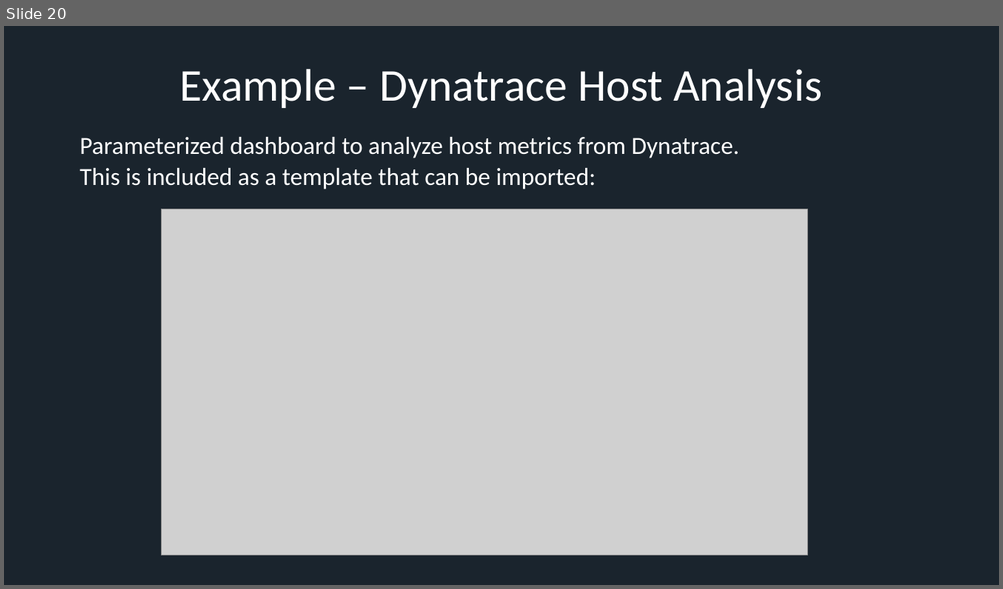
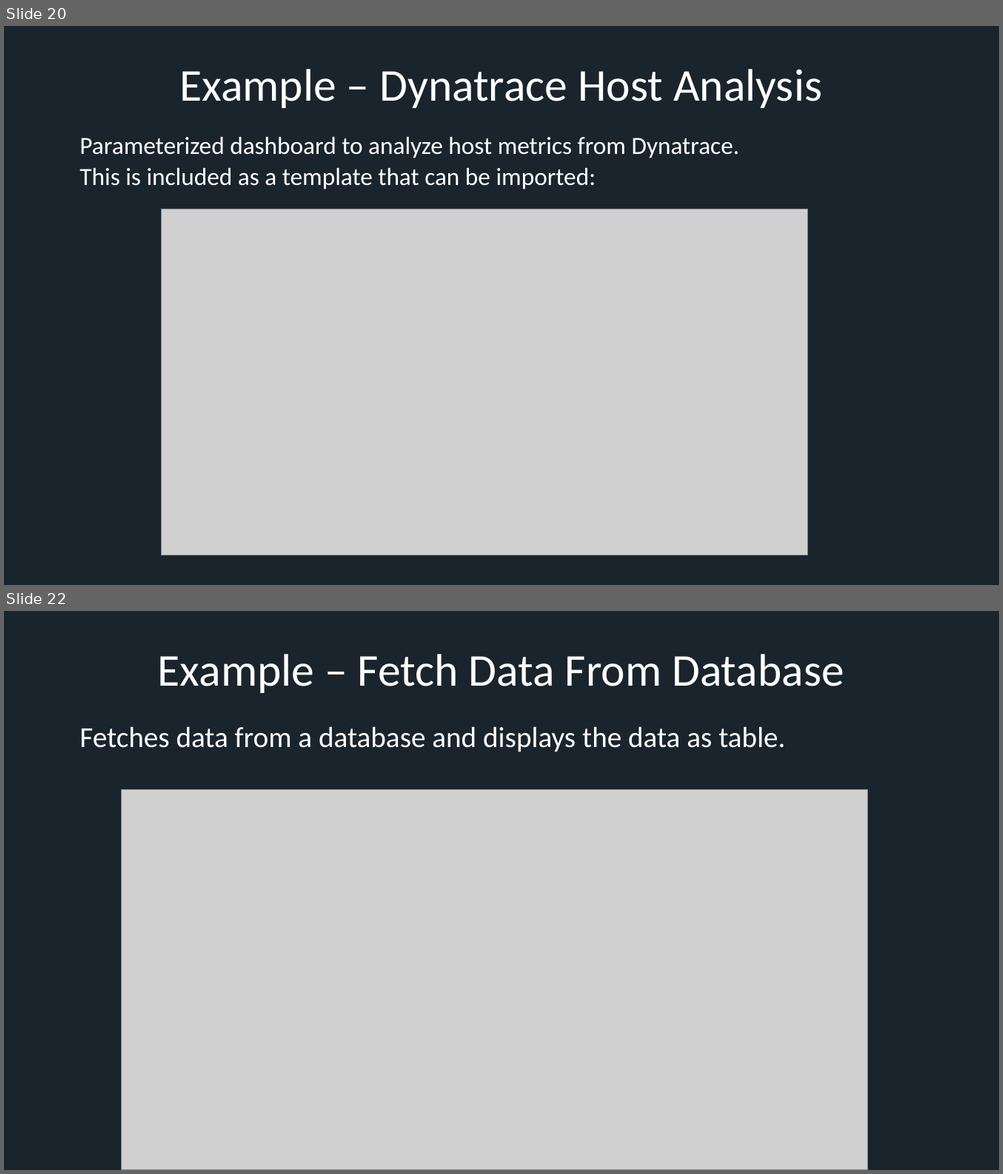
Before and after one commit to xresch/EngineeredMonitoringPlatform, a slide deck: EngineeredMonitoringPlatform/docs/EMP_PresentationSlides.pptx. Shown one above the other, each under a label of ours: slide 20 before the commit, slides 20 and 22 after it; the slides between them are not shown. The pictures are 1003x589 and 1003x1174 pixels, drawn with LibreOffice and Linux fonts; fonts in the diff are those of the drawing; grey boxes stand for pictures. Boxes give left, top, right and bottom in pixels: in the first picture for what was removed or moved away, otherwise in the second. Text is boxed around its words. In the diff, an @@ line names an element or a change of style, - is before the commit and + after.

```diff
--- a/EngineeredMonitoringPlatform/docs/EMP_PresentationSlides.pptx
+++ b/EngineeredMonitoringPlatform/docs/EMP_PresentationSlides.pptx
@@ slide 22 added at (x1=4, y1=611, x2=999, y2=1170), background #1A242D @@
@@ title added at (x1=158, y1=654, x2=844, y2=693), 44 pt, text #FFFFFF @@
+Example – Fetch Data From Database
@@ text added at (x1=79, y1=726, x2=785, y2=752), 28 pt, text #FFFFFF @@
+Fetches data from a database and displays the data as table.
@@ picture added at (x1=121, y1=790, x2=868, y2=1170) @@
```
Also in this commit, not shown: 4 other slides added.
